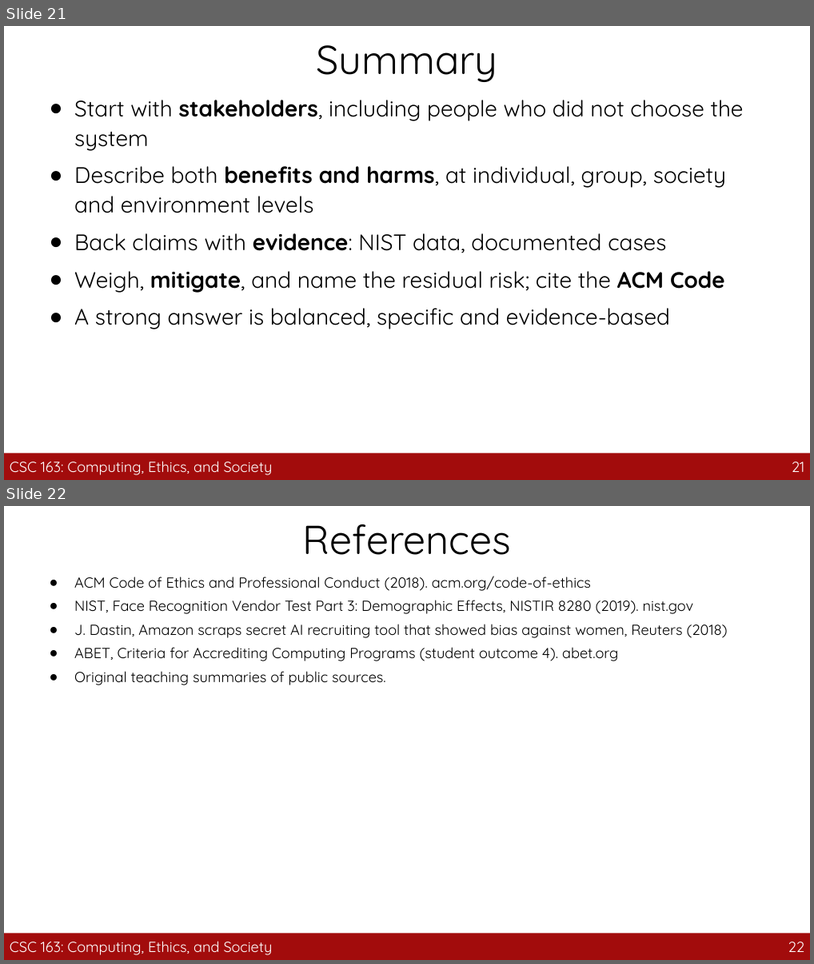
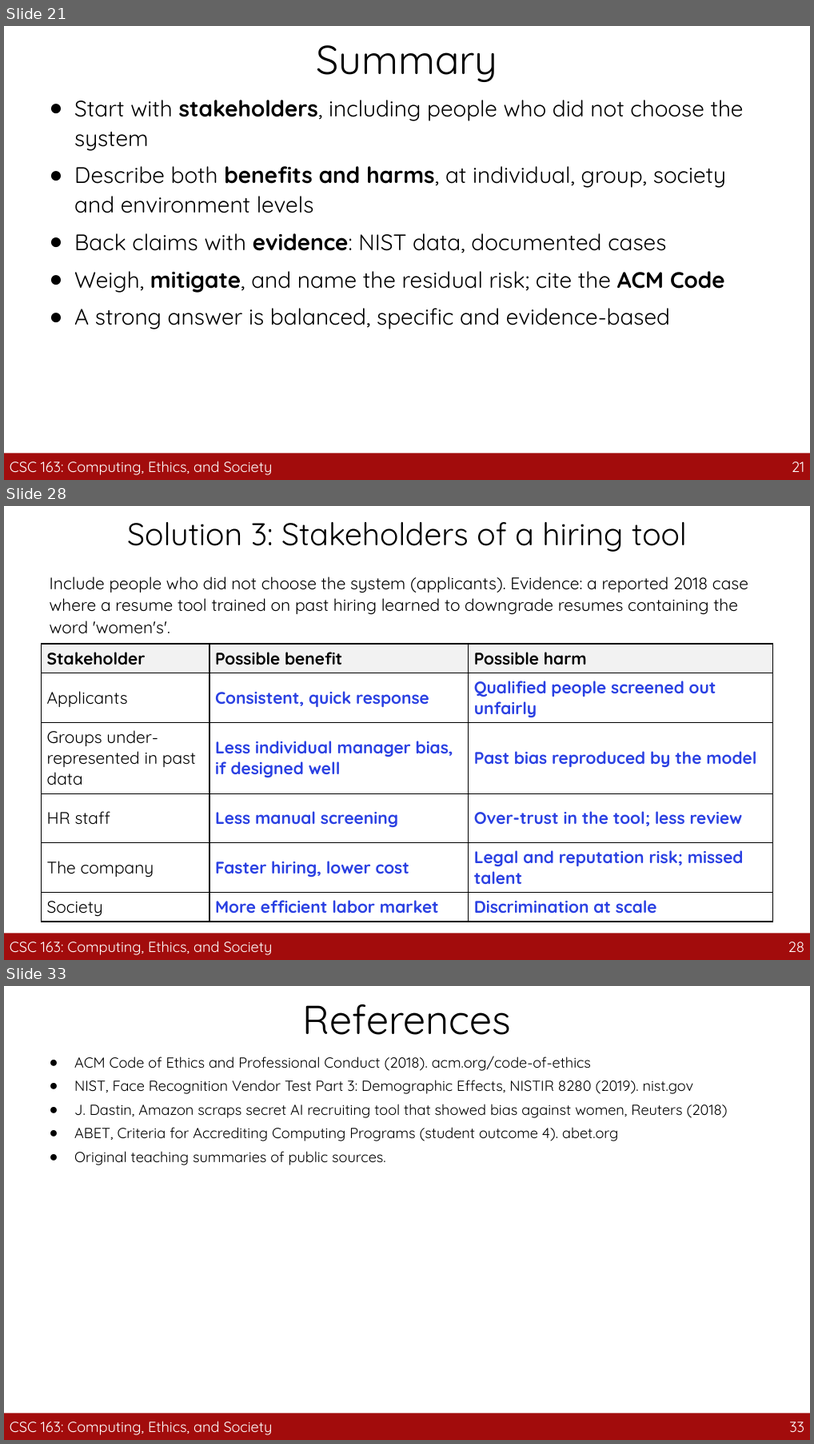
Before and after one commit to guhofstra/CSC163Fa26, a slide deck: PPTs/A4_Societal_Effects.pptx. Shown one above the other, each under a label of ours: slides 21 and 22 before the commit, slides 21, 28 and 33 after it; the slides between them are not shown. The pictures are 814x964 and 814x1444 pixels, drawn with LibreOffice and Linux fonts; fonts in the diff are those of the drawing. Boxes give left, top, right and bottom in pixels: in the first picture for what was removed or moved away, otherwise in the second. Text is boxed around its words. In the diff, an @@ line names an element or a change of style, - is before the commit and + after.

```diff
--- a/PPTs/A4_Societal_Effects.pptx
+++ b/PPTs/A4_Societal_Effects.pptx
@@ slide 28 added at (4, 506, 810, 960), background #FFFFFF @@
@@ title added at (127, 522, 687, 552), 28 pt, text #000000 @@
+Solution 3: Stakeholders of a hiring tool
@@ text added at (50, 576, 749, 634), 15 pt, text #000000 @@
+Include people who did not choose the system (applicants). Evidence: a reported 2018 case where a resume tool trained on past hiring learned to downgrade resumes containing the word 'women's'.
@@ table added at (41, 644, 773, 919), 6 rows, 3 columns @@
+Stakeholder | Possible benefit | Possible harm
+Applicants | Consistent, quick response | Qualified people screened out unfairly
+Groups under-represented in past data | Less individual manager bias, if designed well | Past bias reproduced by the model
+HR staff | Less manual screening | Over-trust in the tool; less review
+The company | Faster hiring, lower cost | Legal and reputation risk; missed talent
+Society | More efficient labor market | Discrimination at scale
@@ rectangle added at (4, 932, 810, 959), fill #A20C0C @@
@@ text added at (10, 940, 273, 955), 13 pt, text #FFFFFF @@
+CSC 163: Computing, Ethics, and Society
@@ page number added at (789, 941, 806, 952), 13 pt, text #FFFFFF @@
+28
@@ what was slide 22 is now slide 33 @@
@@ page number at (790, 1421, 805, 1432): text changed @@
-22
+33
```
Also in this commit, not shown: 10 other slides added, 25 other files.
